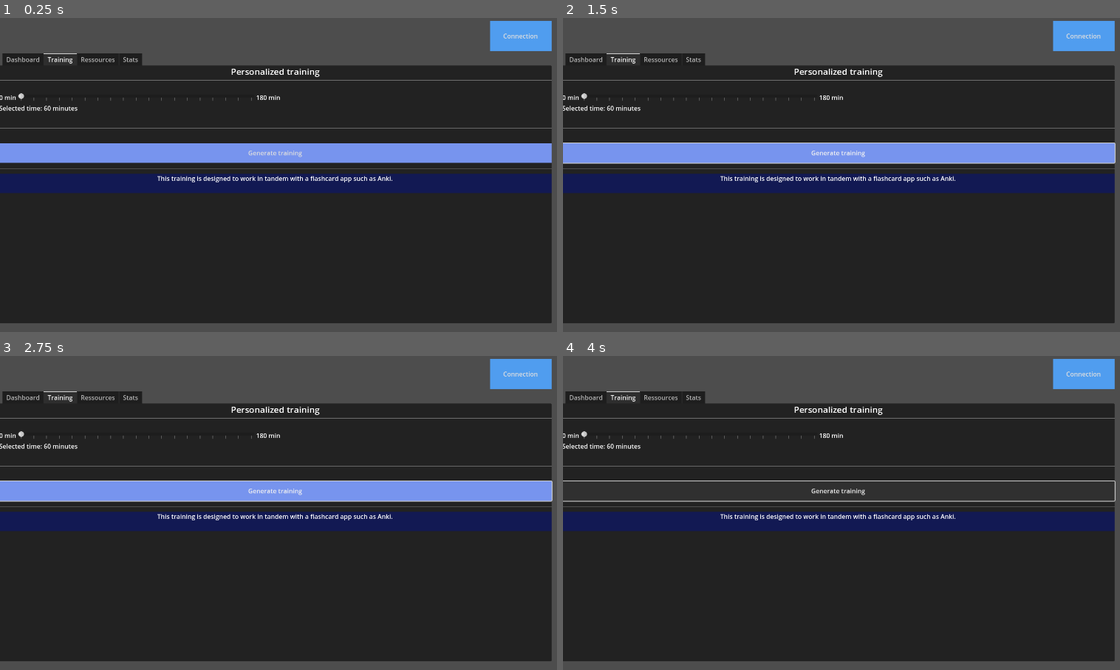
Above: before the commit, frames 1-4 (two rows, left to right).
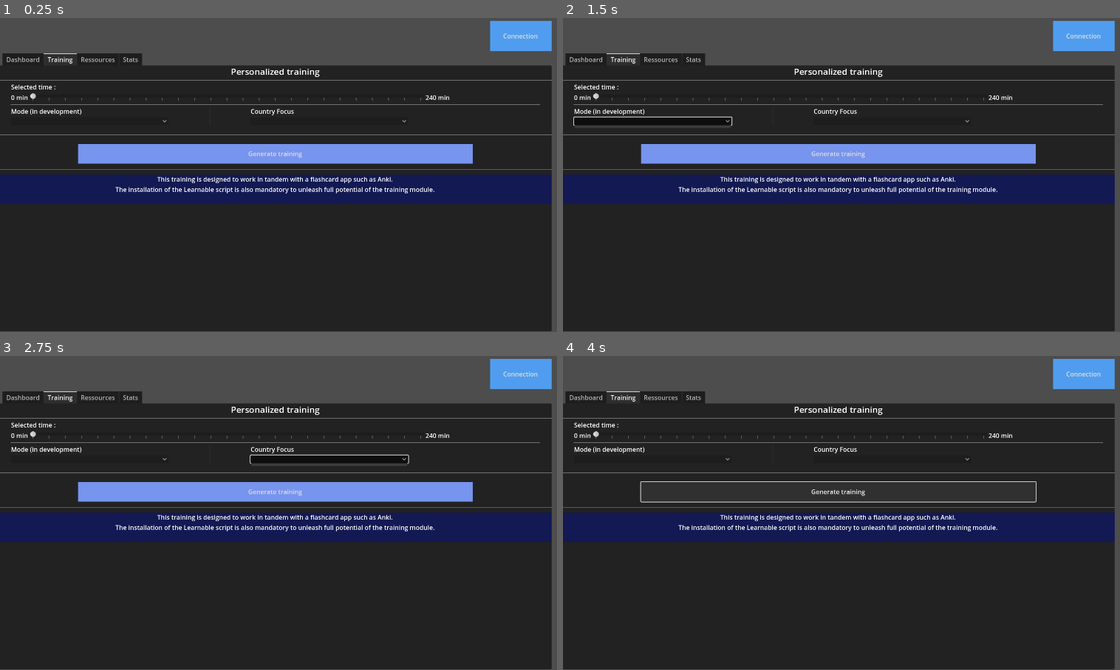
Above: after the commit, the same moments.

Repository: PierreSmague/GeoTrainer
Game: Godot game, scene res://scenes/main_menu.tscn
The game is run twice, just before and just after one commit, with the same random seed, the same clock (stepped at 60 frames per second) and the same inputs.
Inputs (mouse positions are in pixels of both pictures, inside the frame that each line leads up to):
- Up to frame 1 (0.25 s): no input
- Up to frame 2 (1.5 s): click "Generate training" at 0.5 s; click (652, 121) at 1.27 s
- Up to frame 3 (2.75 s): click (328, 459) at 2.02 s
- Up to frame 4 (4 s): click "Generate training" at 2.75 s; click "Generate training" at 3.5 s

The runs differ from the first frame. In frame 1, 11% of the frame differs, in the area x 0-100%, y 21-100%; in frame 2, 12%; in frame 3, 12%; in frame 4, 9.9%.

Commit message:
Add files via upload

Diff:
--- a/scenes/main_menu.tscn
+++ b/scenes/main_menu.tscn
@@ -1,7 +1,6 @@
 [gd_scene load_steps=25 format=3 uid="uid://b4o0d63bb7yhk"]
 
 [ext_resource type="Script" uid="uid://ladsbtunl21d" path="res://scripts/main_menu.gd" id="1_l6cm7"]
-[ext_resource type="Script" uid="uid://b7bn5taswdjfw" path="res://scripts/tabs.gd" id="2_rtw2f"]
 [ext_resource type="Script" uid="uid://dei17583qvuml" path="res://scripts/analyse_games.gd" id="5_jk1qb"]
 [ext_resource type="Script" uid="uid://i015iod328dl" path="res://scripts/import_games.gd" id="5_tbmy8"]
 [ext_resource type="Script" uid="uid://dbrf0pdrmrefs" path="res://scripts/popup_analyze.gd" id="6_jk1qb"]
@@ -11,6 +10,7 @@
 [ext_resource type="Script" uid="uid://3mhvw8uhvo6f" path="res://scripts/priority_panel.gd" id="8_1ajci"]
 [ext_resource type="Script" uid="uid://cwrvgafi0vwwx" path="res://scripts/countries_ressources.gd" id="8_rcqid"]
 [ext_resource type="Script" uid="uid://dp8q83sg7qjmw" path="res://scripts/duels.gd" id="8_tbmy8"]
+[ext_resource type="Script" uid="uid://c62vws1bdkpq1" path="res://scripts/training.gd" id="9_7b55j"]
 [ext_resource type="Script" uid="uid://bpss2m8qpqmwd" path="res://scripts/duels_elo.gd" id="9_jk1qb"]
 [ext_resource type="Script" uid="uid://cbnsxs8dl7l3y" path="res://scripts/solo.gd" id="10_5dd4i"]
 [ext_resource type="Script" uid="uid://c8b7s3peqx58t" path="res://scripts/duels_points.gd" id="10_lgwnu"]
@@ -272,7 +272,6 @@
 offset_right = 1400.0
 offset_bottom = 778.0
 current_tab = 1
-script = ExtResource("2_rtw2f")
 
 [node name="Dashboard" type="Control" parent="Tabs"]
 visible = false
@@ -312,6 +311,7 @@
 
 [node name="Training" type="PanelContainer" parent="Tabs"]
 layout_mode = 2
+script = ExtResource("9_7b55j")
 metadata/_tab_index = 1
 
 [node name="RootVBox" type="VBoxContainer" parent="Tabs/Training"]
@@ -326,39 +326,79 @@
 [node name="HSeparator" type="HSeparator" parent="Tabs/Training/RootVBox"]
 layout_mode = 2
 
-[node name="TimeSelection" type="VBoxContainer" parent="Tabs/Training/RootVBox"]
-layout_mode = 2
-
-[node name="TimeTitle" type="Label" parent="Tabs/Training/RootVBox/TimeSelection"]
-layout_mode = 2
-
-[node name="TimeSliderRow" type="HBoxContainer" parent="Tabs/Training/RootVBox/TimeSelection"]
-layout_mode = 2
-
-[node name="TimeMinLabel" type="Label" parent="Tabs/Training/RootVBox/TimeSelection/TimeSliderRow"]
+[node name="MarginContainerTime" type="MarginContainer" parent="Tabs/Training/RootVBox"]
+layout_mode = 2
+theme_override_constants/margin_left = 30
+theme_override_constants/margin_right = 30
+
+[node name="TimeSelection" type="VBoxContainer" parent="Tabs/Training/RootVBox/MarginContainerTime"]
+layout_mode = 2
+
+[node name="TimeTitle" type="Label" parent="Tabs/Training/RootVBox/MarginContainerTime/TimeSelection"]
+layout_mode = 2
+text = "Selected time : "
+
+[node name="TimeSliderRow" type="HBoxContainer" parent="Tabs/Training/RootVBox/MarginContainerTime/TimeSelection"]
+layout_mode = 2
+
+[node name="TimeMinLabel" type="Label" parent="Tabs/Training/RootVBox/MarginContainerTime/TimeSelection/TimeSliderRow"]
 layout_mode = 2
 text = "0 min"
 
-[node name="TimeSlider" type="HSlider" parent="Tabs/Training/RootVBox/TimeSelection/TimeSliderRow"]
-custom_minimum_size = Vector2(600, 0)
-layout_mode = 2
-max_value = 18.0
-tick_count = 19
+[node name="TimeSlider" type="HSlider" parent="Tabs/Training/RootVBox/MarginContainerTime/TimeSelection/TimeSliderRow"]
+custom_minimum_size = Vector2(1000, 0)
+layout_mode = 2
+max_value = 240.0
+step = 10.0
+tick_count = 25
 ticks_on_borders = true
 
-[node name="TimeMaxLabel" type="Label" parent="Tabs/Training/RootVBox/TimeSelection/TimeSliderRow"]
-layout_mode = 2
-text = "180 min"
-
-[node name="TimeValueLabel" type="Label" parent="Tabs/Training/RootVBox/TimeSelection"]
-layout_mode = 2
-text = "Selected time: 60 minutes"
+[node name="TimeMaxLabel" type="Label" parent="Tabs/Training/RootVBox/MarginContainerTime/TimeSelection/TimeSliderRow"]
+layout_mode = 2
+text = "240 min"
+
+[node name="HSeparator4" type="HSeparator" parent="Tabs/Training/RootVBox/MarginContainerTime/TimeSelection"]
+layout_mode = 2
+
+[node name="Selector" type="HBoxContainer" parent="Tabs/Training/RootVBox/MarginContainerTime/TimeSelection"]
+layout_mode = 2
+
+[node name="ModeSelector" type="VBoxContainer" parent="Tabs/Training/RootVBox/MarginContainerTime/TimeSelection/Selector"]
+custom_minimum_size = Vector2(400, 0)
+layout_mode = 2
+
+[node name="Mode" type="Label" parent="Tabs/Training/RootVBox/MarginContainerTime/TimeSelection/Selector/ModeSelector"]
+layout_mode = 2
+text = "Mode (in development)"
+
+[node name="ModeOption" type="OptionButton" parent="Tabs/Training/RootVBox/MarginContainerTime/TimeSelection/Selector/ModeSelector"]
+layout_mode = 2
+
+[node name="VSeparator" type="VSeparator" parent="Tabs/Training/RootVBox/MarginContainerTime/TimeSelection/Selector"]
+custom_minimum_size = Vector2(200, 0)
+layout_mode = 2
+
+[node name="CountrySelector" type="VBoxContainer" parent="Tabs/Training/RootVBox/MarginContainerTime/TimeSelection/Selector"]
+layout_mode = 2
+
+[node name="CountryFocus" type="Label" parent="Tabs/Training/RootVBox/MarginContainerTime/TimeSelection/Selector/CountrySelector"]
+custom_minimum_size = Vector2(400, 0)
+layout_mode = 2
+text = "Country Focus"
+
+[node name="CountryOption" type="OptionButton" parent="Tabs/Training/RootVBox/MarginContainerTime/TimeSelection/Selector/CountrySelector"]
+layout_mode = 2
 
 [node name="HSeparator3" type="HSeparator" parent="Tabs/Training/RootVBox"]
-custom_minimum_size = Vector2(0, 70)
-layout_mode = 2
-
-[node name="GenerateTrainingButton" type="Button" parent="Tabs/Training/RootVBox"]
+custom_minimum_size = Vector2(0, 40)
+layout_mode = 2
+
+[node name="MarginContainerTrainingButton" type="MarginContainer" parent="Tabs/Training/RootVBox"]
+layout_mode = 2
+theme_override_constants/margin_left = 200
+theme_override_constants/margin_right = 200
+
+[node name="GenerateTrainingButton" type="Button" parent="Tabs/Training/RootVBox/MarginContainerTrainingButton"]
 custom_minimum_size = Vector2(0, 50)
 layout_mode = 2
 theme_override_styles/normal = SubResource("StyleBoxFlat_7b55j")
@@ -375,15 +415,27 @@
 layout_mode = 2
 theme_override_styles/normal = SubResource("StyleBoxFlat_j7ex8")
 text = "This training is designed to work in tandem with a flashcard app such as Anki.
+The installation of the Learnable script is also mandatory to unleash full potential of the training module.
 "
 horizontal_alignment = 1
 vertical_alignment = 1
 
-[node name="TrainingOutput" type="ScrollContainer" parent="Tabs/Training/RootVBox"]
-layout_mode = 2
-
-[node name="TrainingPlan" type="VBoxContainer" parent="Tabs/Training/RootVBox/TrainingOutput"]
-layout_mode = 2
+[node name="TrainingOutput" type="VBoxContainer" parent="Tabs/Training/RootVBox"]
+custom_minimum_size = Vector2(0, 300)
+layout_mode = 2
+
+[node name="Margins" type="MarginContainer" parent="Tabs/Training/RootVBox/TrainingOutput"]
+layout_mode = 2
+theme_override_constants/margin_left = 100
+theme_override_constants/margin_top = 20
+
+[node name="ScrollContainer" type="ScrollContainer" parent="Tabs/Training/RootVBox/TrainingOutput/Margins"]
+custom_minimum_size = Vector2(0, 300)
+layout_mode = 2
+
+[node name="ModulesContainer" type="VBoxContainer" parent="Tabs/Training/RootVBox/TrainingOutput/Margins/ScrollContainer"]
+layout_mode = 2
+theme_override_constants/separation = 4
 
 [node name="Ressources" type="TabContainer" parent="Tabs"]
 visible = false
@@ -3635,6 +3687,7 @@
 
 [connection signal="pressed" from="Connection API/AuthSlot/Connection/Popup_ncfa/Validate" to="Connection API/AuthSlot/Connection" method="_on_popup_validate"]
 [connection signal="confirmed" from="Connection API/AuthSlot/AnalyzeGames/ConfirmPopup" to="Connection API/AuthSlot/AnalyzeGames" method="_on_confirm_ok_pressed"]
+[connection signal="pressed" from="Tabs/Training/RootVBox/MarginContainerTrainingButton/GenerateTrainingButton" to="Tabs/Training" method="_on_generate_training_pressed"]
 [connection signal="value_changed" from="Tabs/Stats/FilterModeAndDate/FiltersPanel/FiltersVBox/DateRange/DateStart/DateStartSlider" to="Tabs/Stats/Duels" method="_on_date_start_changed"]
 [connection signal="value_changed" from="Tabs/Stats/FilterModeAndDate/FiltersPanel/FiltersVBox/DateRange/DateEnd/DateEndSlider" to="Tabs/Stats/Duels" method="_on_date_end_changed"]
 [connection signal="pressed" from="Tabs/Stats/FilterModeAndDate/FiltersPanel/FiltersVBox/ModeSelector/Move" to="Tabs/Stats/Duels" method="_on_move_pressed"]
